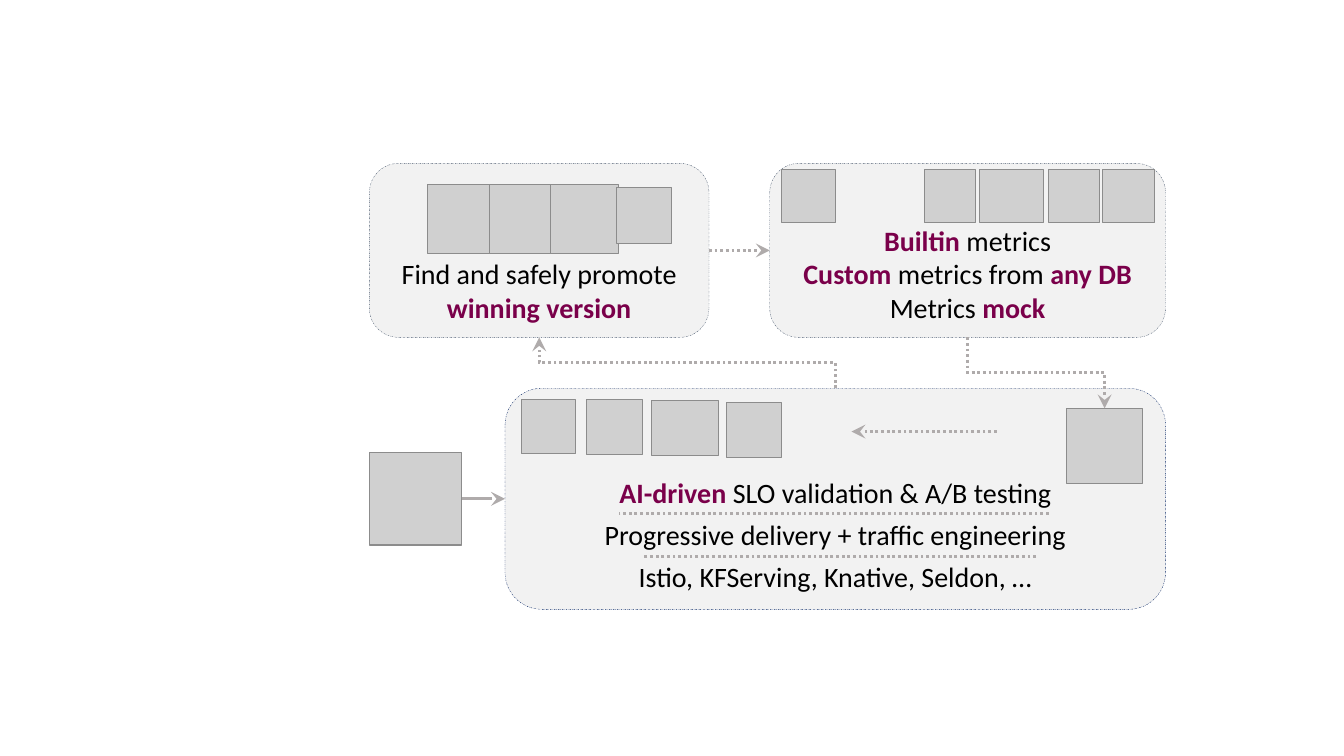
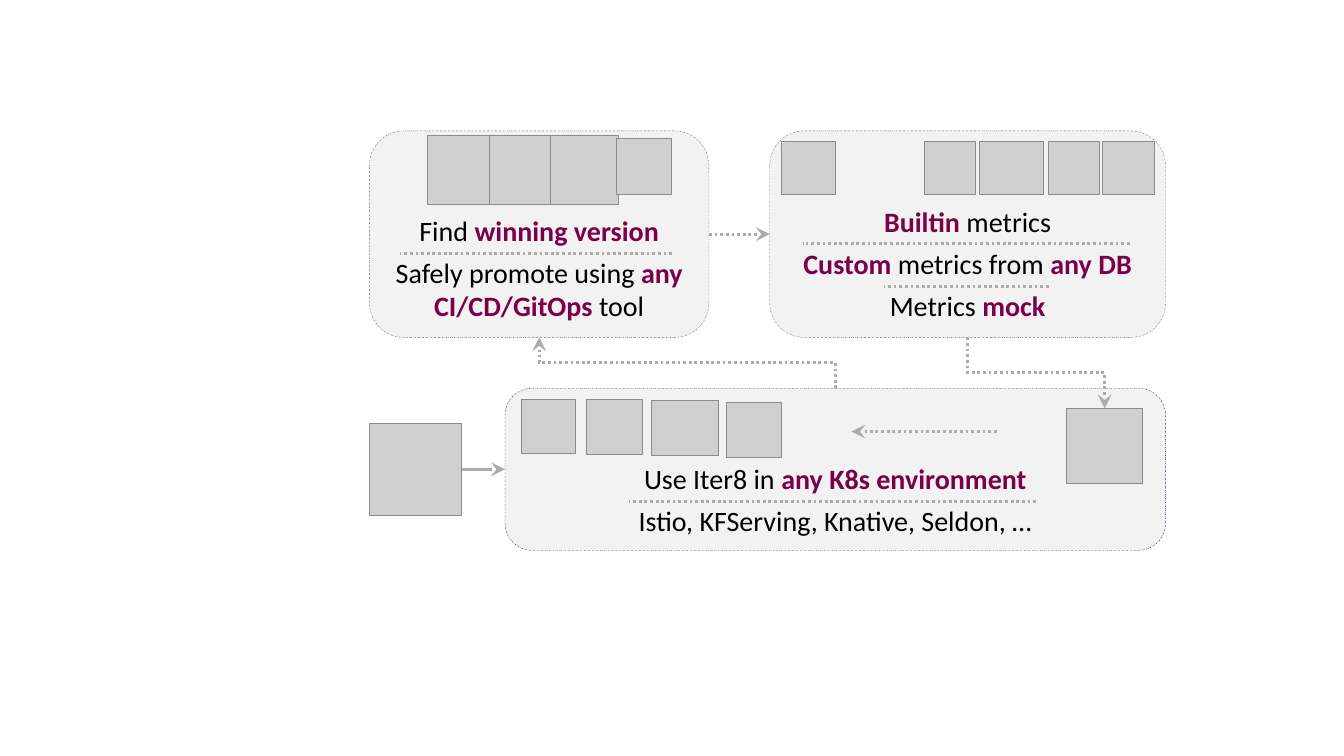
Before and after one commit to iter8-tools/iter8, a slide deck: slide 1 of mkdocs/docs/images/src/illustration.pptx. Drawn at 1344x756 pixels with LibreOffice and Linux fonts; fonts in the diff are those of the drawing; grey boxes stand for pictures. Boxes give left, top, right and bottom in pixels: in the first picture for what was removed or moved away, otherwise in the second. Text is boxed around its words. In the diff, an @@ line names an element or a change of style, - is before the commit and + after.

```diff
--- a/mkdocs/docs/images/src/illustration.pptx
+++ b/mkdocs/docs/images/src/illustration.pptx
@@ rounded rectangle "Find winning version": place and size @@
-rounded rectangle "Find winning version" at [370,163,710,338]
+rounded rectangle "Find winning version" at [370,131,710,338]
@@ 4 pictures: place and size @@
-4 pictures at [427,185,671,253]
+4 pictures at [427,136,671,205]
@@ rounded rectangle "Builtin metrics": place and size @@
-rounded rectangle "Builtin metrics" at [770,163,1167,338]
+rounded rectangle "Builtin metrics" at [770,131,1167,338]
@@ rounded rectangle "Builtin metrics" at [770,131,1167,338]: more space between paragraphs @@
@@ text in rounded rectangle at [396,221,683,321]: text changed; text colour #000000 to #7A004A; bold on @@
-Find and safely promote winning version
+Find winning version
+Safely promote using any CI/CD/GitOps tool
@@ arrow moved from (709, 250) - (770, 250) to (709, 234) - (770, 234) @@
@@ line added from (673, 253) to (399, 253), #AFABAB 2 pt dashed @@
@@ line moved from (1036, 557) - (642, 557) to (1130, 243) - (803, 243) @@
@@ line added from (1049, 287) to (884, 287), #AFABAB 2 pt dashed @@
@@ rounded rectangle "Use Iter8 in any K8s ...": place and size @@
-rounded rectangle "Use Iter8 in any K8s ..." at [505,388,1166,609]
+rounded rectangle "Use Iter8 in any K8s ..." at [505,388,1166,551]
@@ 6 pictures, 1 arrow: place and size @@
-6 pictures, 1 arrow at [370,169,1154,545]
+6 pictures, 1 arrow at [370,141,1154,516]
@@ text in rounded rectangle at [644,469,1026,494]: text changed; text colour #000000 to #7A004A; bold on @@
-AI-driven SLO validation & A/B testing
-Progressive delivery + traffic engineering
+Use Iter8 in any K8s environment
@@ line moved from (1049, 514) - (619, 514) to (1036, 501) - (629, 501) @@
```
Also in this commit, not shown: 20 other files.
